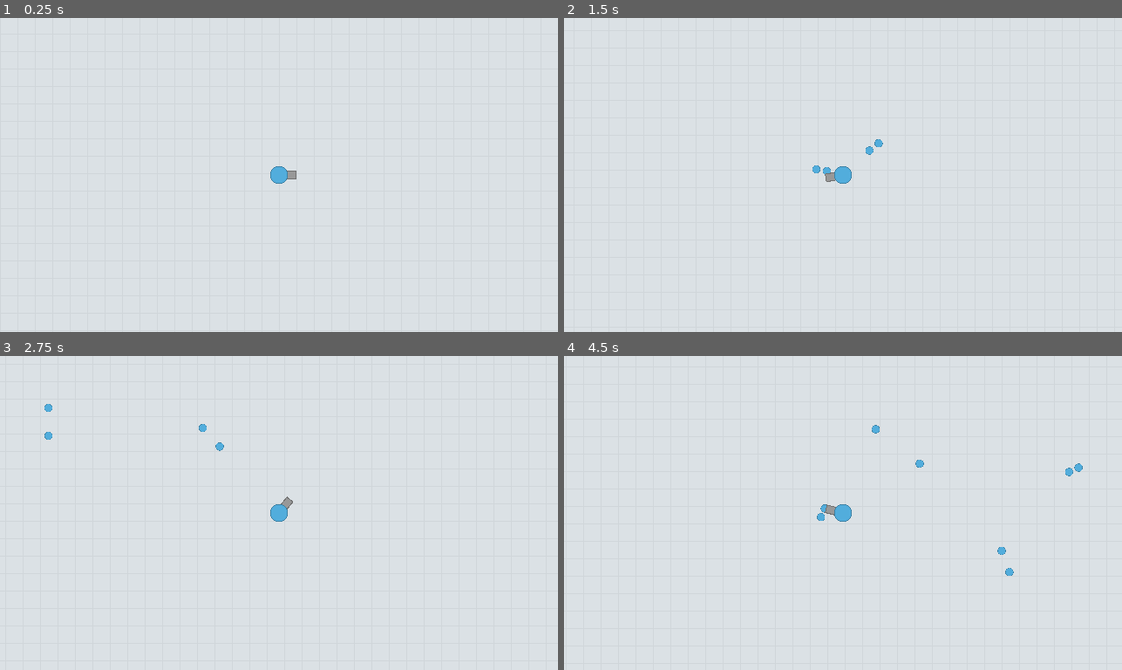
Above: before the commit, frames 1-4 (two rows, left to right).
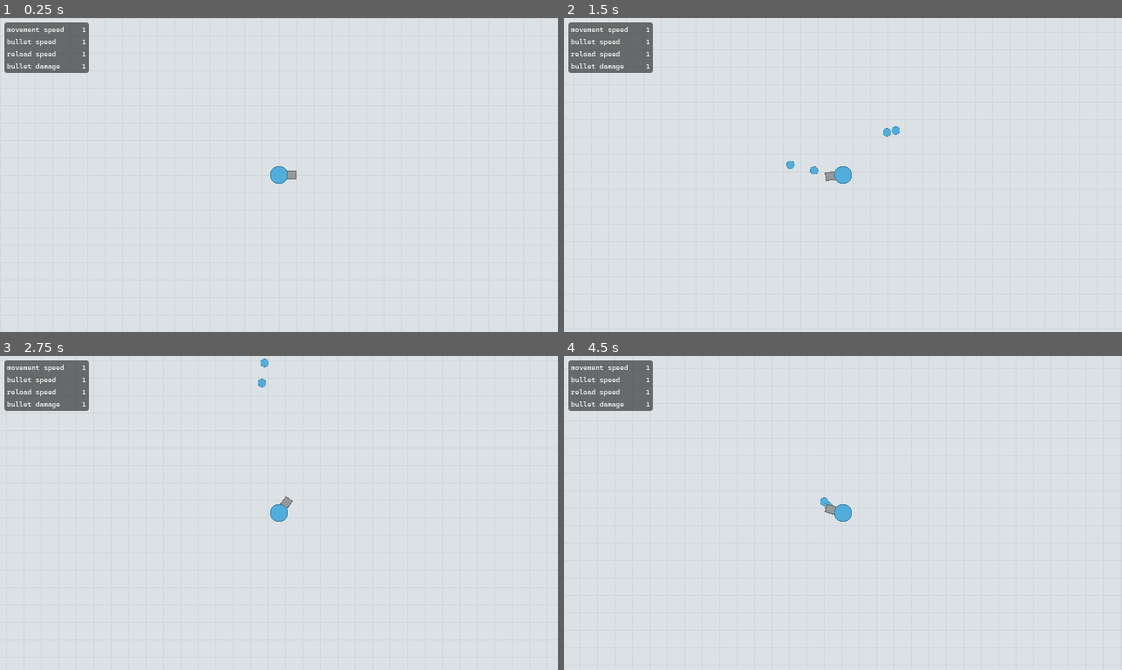
Above: after the commit, the same moments.

Repository: jackoubridge/godot-game
Game: Godot game, scene res://scenes/main.tscn
Same seed, same stepped clock (60 frames per second), same inputs: the game is played once before the commit and once after it.
Inputs (mouse positions are in pixels of both pictures, inside the frame that each line leads up to):
- Up to frame 1 (0.25 s): no input
- Up to frame 2 (1.5 s): tap Enter at 0.5 s; move the mouse to (965, 159) at 0.52 s; hold D (move_right) 0.53-1.28 s; tap Space (shoot) at 0.6, 1.35 s; click (965, 159) at 0.67 s; move the mouse to (731, 190) at 1.27 s; hold S (move_down) from 1.28 s (still down); click (731, 190) at 1.42 s
- Up to frame 3 (2.75 s): move the mouse to (334, 443) at 2.02 s; release S (move_down) at 2.03 s; hold D (move_right) from 2.03 s (still down); tap Space (shoot) at 2.1 s; click (334, 443) at 2.17 s
- Up to frame 4 (4.5 s): move the mouse to (815, 575) at 2.77 s; release D (move_right) at 2.78 s; hold W (move_up) 2.78-3.53 s; tap Space (shoot) at 2.85, 3.6, 4.35 s; click (815, 575) at 2.92 s; move the mouse to (1010, 560) at 3.52 s; hold A (move_left) from 3.53 s (still down); click (1010, 560) at 3.67 s; move the mouse to (675, 465) at 4.27 s; click (675, 465) at 4.42 s

The runs differ from the first frame. In frame 1, 2.3% of the frame differs, in the area x 0-16%, y 1-18%; in frame 2, 2.5%; in frame 3, 2.5%; in frame 4, 2.6%, in the area x 0-93%, y 1-70%.

Commit message:
Basic UI, camera zoom, physics interpolation

Diff:
--- a/project.godot
+++ b/project.godot
@@ -11,6 +11,7 @@
 [application]
 
 config/name="godot-game"
+config/version="v0.0.1"
 run/main_scene="uid://c66ofts11sbec"
 config/features=PackedStringArray("4.6", "Forward Plus")
 config/icon="res://icon.svg"
@@ -22,6 +23,7 @@
 window/size/mode=3
 window/stretch/mode="canvas_items"
 window/stretch/aspect="expand"
+window/vsync/vsync_mode=0
 
 [input]
 
@@ -56,10 +58,11 @@
 
 3d/physics_engine="Jolt Physics"
 2d/default_gravity=0.0
+common/physics_interpolation=true
 
 [rendering]
 
 textures/canvas_textures/default_texture_filter=0
 rendering_device/driver.windows="d3d12"
-renderer/rendering_method="gl_compatibility"
-renderer/rendering_method.mobile="gl_compatibility"
+anti_aliasing/quality/msaa_2d=2
+anti_aliasing/quality/screen_space_aa=1
--- a/scenes/bullet.tscn
+++ b/scenes/bullet.tscn
@@ -6,13 +6,15 @@
 [sub_resource type="CircleShape2D" id="CircleShape2D_h1aey"]
 radius = 5.0
 
-[node name="CharacterBody2D" type="CharacterBody2D" unique_id=1167252768]
+[node name="Area2D" type="Area2D" unique_id=1774271465 groups=["bullet"]]
 script = ExtResource("1_y25gk")
 
-[node name="CollisionShape2D" type="CollisionShape2D" parent="." unique_id=1760458861]
+[node name="CollisionShape2D" type="CollisionShape2D" parent="." unique_id=2001800890]
 shape = SubResource("CircleShape2D_h1aey")
 
-[node name="Sprite2D" type="Sprite2D" parent="CollisionShape2D" unique_id=2018794137]
+[node name="Sprite2D" type="Sprite2D" parent="." unique_id=2018794137]
 z_index = -2
 scale = Vector2(0.01, 0.01)
 texture = ExtResource("1_mkf8s")
+
+[connection signal="area_entered" from="." to="." method="_on_area_entered"]
--- /dev/null
+++ b/scenes/camera_zoom.gd
@@ -0,0 +1,24 @@
+extends Camera2D
+
+var zoom_max = Vector2(1.3, 1.3)
+var zoom_min = Vector2(0.4, 0.4)
+var zoom_speed = Vector2(0.1, 0.1)
+var desired_zoom = zoom
+
+# Called when the node enters the scene tree for the first time.
+func _ready() -> void:
+	pass # Replace with function body.
+
+# Called every frame. 'delta' is the elapsed time since the previous frame.
+func _process(_delta: float) -> void:
+	zoom = lerp(zoom, desired_zoom, .2)
+
+func _input(event: InputEvent) -> void:
+	if event is InputEventMouseButton:
+		if event.is_pressed():
+			if event.button_index == MOUSE_BUTTON_WHEEL_DOWN:
+				if desired_zoom > zoom_min:
+					desired_zoom -= zoom_speed
+			elif event.button_index == MOUSE_BUTTON_WHEEL_UP:
+				if desired_zoom < zoom_max:
+					desired_zoom += zoom_speed
--- a/scenes/main.tscn
+++ b/scenes/main.tscn
@@ -2,10 +2,13 @@
 
 [ext_resource type="PackedScene" uid="uid://cbykf5dqevgho" path="res://scenes/player.tscn" id="1_nnsk1"]
 [ext_resource type="PackedScene" uid="uid://bkw845o2063ns" path="res://scenes/background.tscn" id="2_rwgxs"]
+[ext_resource type="PackedScene" uid="uid://bn6p7yykajdnc" path="res://scenes/skills.tscn" id="3_sugp2"]
 
 [node name="Main" type="Node2D" unique_id=1195399613]
 
+[node name="CanvasLayer" parent="." unique_id=460544607 instance=ExtResource("3_sugp2")]
+
 [node name="Background" parent="." unique_id=1117696067 instance=ExtResource("2_rwgxs")]
-position = Vector2(0, -2)
+position = Vector2(320, 180)
 
 [node name="Player" parent="." unique_id=1618710591 instance=ExtResource("1_nnsk1")]
--- a/scenes/player.tscn
+++ b/scenes/player.tscn
@@ -2,6 +2,7 @@
 
 [ext_resource type="Texture2D" uid="uid://bm3iltffouvrb" path="res://assets/player-icon.png" id="1_3vyb7"]
 [ext_resource type="Script" uid="uid://b4lh526ttkykw" path="res://scripts/player.gd" id="1_g2els"]
+[ext_resource type="Script" uid="uid://cpeqlxu6je2k3" path="res://scenes/camera_zoom.gd" id="2_dqkch"]
 [ext_resource type="Texture2D" uid="uid://cdck0dwbflhp6" path="res://assets/player-gun.png" id="3_qhqgy"]
 
 [sub_resource type="CircleShape2D" id="CircleShape2D_3vyb7"]
@@ -12,10 +13,16 @@
 position = Vector2(320, 180)
 script = ExtResource("1_g2els")
 
-[node name="CollisionShape2D" type="CollisionShape2D" parent="CharacterBody2D" unique_id=749730385]
+[node name="CollisionShape2D" type="CollisionShape2D" parent="CharacterBody2D" unique_id=1714768612]
+shape = SubResource("CircleShape2D_3vyb7")
+
+[node name="Area2D" type="Area2D" parent="CharacterBody2D" unique_id=128332924 groups=["player"]]
+
+[node name="CollisionShape2D" type="CollisionShape2D" parent="CharacterBody2D/Area2D" unique_id=749730385]
 shape = SubResource("CircleShape2D_3vyb7")
 
 [node name="Camera2D" type="Camera2D" parent="CharacterBody2D" unique_id=721173927]
+script = ExtResource("2_dqkch")
 
 [node name="Body" type="Node2D" parent="CharacterBody2D" unique_id=344125968]
 position = Vector2(-320, -180)
@@ -38,3 +45,5 @@
 
 [node name="BulletStart" type="Node2D" parent="CharacterBody2D" unique_id=1165560921]
 position = Vector2(15.5, 0)
+
+[connection signal="area_entered" from="CharacterBody2D/Area2D" to="CharacterBody2D" method="_on_area_2d_area_entered"]
--- /dev/null
+++ b/scenes/skills.tscn
@@ -0,0 +1,85 @@
+[gd_scene format=3 uid="uid://bn6p7yykajdnc"]
+
+[ext_resource type="FontFile" uid="uid://bci0hpiqadby1" path="res://assets/CascadiaMono-VariableFont_wght.ttf" id="1_pq0ql"]
+
+[sub_resource type="Theme" id="Theme_avfh8"]
+
+[node name="CanvasLayer" type="CanvasLayer" unique_id=460544607]
+
+[node name="MarginContainer" type="MarginContainer" parent="." unique_id=2117066656]
+offset_right = 107.0
+offset_bottom = 68.0
+theme_override_constants/margin_left = 5
+theme_override_constants/margin_top = 5
+theme_override_constants/margin_right = 5
+theme_override_constants/margin_bottom = 5
+
+[node name="Panel" type="Panel" parent="MarginContainer" unique_id=134946212]
+layout_mode = 2
+
+[node name="MarginContainer" type="MarginContainer" parent="MarginContainer" unique_id=916630671]
+layout_mode = 2
+theme_override_constants/margin_left = 3
+theme_override_constants/margin_top = 3
+theme_override_constants/margin_right = 3
+theme_override_constants/margin_bottom = 3
+
+[node name="HBoxContainer" type="HBoxContainer" parent="MarginContainer/MarginContainer" unique_id=119851476]
+layout_mode = 2
+theme_override_constants/separation = 20
+
+[node name="VBoxContainer" type="VBoxContainer" parent="MarginContainer/MarginContainer/HBoxContainer" unique_id=427588181]
+layout_mode = 2
+theme = SubResource("Theme_avfh8")
+theme_override_constants/separation = 4
+
+[node name="Label" type="Label" parent="MarginContainer/MarginContainer/HBoxContainer/VBoxContainer" unique_id=178805778]
+layout_mode = 2
+theme_override_fonts/font = ExtResource("1_pq0ql")
+theme_override_font_sizes/font_size = 8
+text = "movement speed"
+
+[node name="Label2" type="Label" parent="MarginContainer/MarginContainer/HBoxContainer/VBoxContainer" unique_id=898779429]
+layout_mode = 2
+theme_override_fonts/font = ExtResource("1_pq0ql")
+theme_override_font_sizes/font_size = 8
+text = "bullet speed"
+
+[node name="Label3" type="Label" parent="MarginContainer/MarginContainer/HBoxContainer/VBoxContainer" unique_id=1991446561]
+layout_mode = 2
+theme_override_fonts/font = ExtResource("1_pq0ql")
+theme_override_font_sizes/font_size = 8
+text = "reload speed"
+
+[node name="Label4" type="Label" parent="MarginContainer/MarginContainer/HBoxContainer/VBoxContainer" unique_id=2008757398]
+layout_mode = 2
+theme_override_fonts/font = ExtResource("1_pq0ql")
+theme_override_font_sizes/font_size = 8
+text = "bullet damage"
+
+[node name="VBoxContainer2" type="VBoxContainer" parent="MarginContainer/MarginContainer/HBoxContainer" unique_id=1421832355]
+layout_mode = 2
+
+[node name="Label" type="Label" parent="MarginContainer/MarginContainer/HBoxContainer/VBoxContainer2" unique_id=1842073984]
+layout_mode = 2
+theme_override_fonts/font = ExtResource("1_pq0ql")
+theme_override_font_sizes/font_size = 8
+text = "1"
+
+[node name="Label2" type="Label" parent="MarginContainer/MarginContainer/HBoxContainer/VBoxContainer2" unique_id=973308555]
+layout_mode = 2
+theme_override_fonts/font = ExtResource("1_pq0ql")
+theme_override_font_sizes/font_size = 8
+text = "1"
+
+[node name="Label3" type="Label" parent="MarginContainer/MarginContainer/HBoxContainer/VBoxContainer2" unique_id=372223993]
+layout_mode = 2
+theme_override_fonts/font = ExtResource("1_pq0ql")
+theme_override_font_sizes/font_size = 8
+text = "1"
+
+[node name="Label4" type="Label" parent="MarginContainer/MarginContainer/HBoxContainer/VBoxContainer2" unique_id=985576440]
+layout_mode = 2
+theme_override_fonts/font = ExtResource("1_pq0ql")
+theme_override_font_sizes/font_size = 8
+text = "1"
--- a/scripts/bullet.gd
+++ b/scripts/bullet.gd
@@ -1,15 +1,23 @@
-extends CharacterBody2D
+extends Area2D
 
 var pos: Vector2
 var rot: float
 var dir: float
 
-var speed = 100
+var speed: float = 225
+var velocity: Vector2
 
 func _ready():
 	global_position = pos
 	global_rotation = rot
+	reset_physics_interpolation()
+
+	await get_tree().create_timer(5).timeout
+	queue_free()
 
 func _physics_process(delta: float) -> void:
 	velocity = Vector2(speed, 0).rotated(dir)
-	move_and_slide()
+	position += velocity * delta
+
+func _on_area_entered(_area: Area2D) -> void:
+	pass
--- a/scripts/player.gd
+++ b/scripts/player.gd
@@ -4,26 +4,27 @@
 @export var acceleration: float = 10
 @export var friction: float = 5
 @export var aim_speed: float = 50
+@export var recoil_strength: float = 75
 
 var bullet_path = preload("res://scenes/bullet.tscn")
 
+func _process(delta: float) -> void:
+	# Look at mouse - smoothed
+	var target = (get_global_mouse_position() - global_position).angle()
+
+	global_rotation = rotate_toward(
+		global_rotation,
+		target,
+		aim_speed * delta
+	)
+
 func _physics_process(delta: float) -> void:
-
 	# Movement
 	var input = Input.get_vector("move_left", "move_right", "move_up", "move_down").normalized()
 	var velocity_x: float = 1.0 - exp( -(acceleration if input.x else friction) * delta)
 	velocity.x = lerp(velocity.x, input.x * speed, velocity_x)
 	var velocity_y: float = 1.0 - exp( -(acceleration if input.y else friction) * delta)
 	velocity.y = lerp(velocity.y, input.y * speed, velocity_y)
-
-	# Look at mouse - smoothed
-	var v = get_global_mouse_position() - global_position
-	var angle = v.angle()
-	var r = global_rotation
-	var angle_delta = aim_speed * delta
-	angle = lerp_angle(r, angle, 0.3)
-	angle = clamp(angle, r - angle_delta, r + angle_delta)
-	global_rotation = angle
 
 	if Input.is_action_just_pressed("shoot"):
 		shoot()
@@ -36,3 +37,10 @@
 	bullet.pos = $BulletStart.global_position
 	bullet.rot = global_rotation
 	get_parent().add_child(bullet)
+
+	var forward = transform.x
+	var recoil_dir = -forward
+	velocity += recoil_dir * recoil_strength
+
+func _on_area_2d_area_entered(_area: Area2D) -> void:
+	pass
Binary file added: assets/CascadiaMono-VariableFont_wght.ttf
Not shown, added: assets/CascadiaMono-VariableFont_wght.ttf.import
Not shown, added: export_presets.cfg
Not shown, added: scenes/camera_zoom.gd.uid
